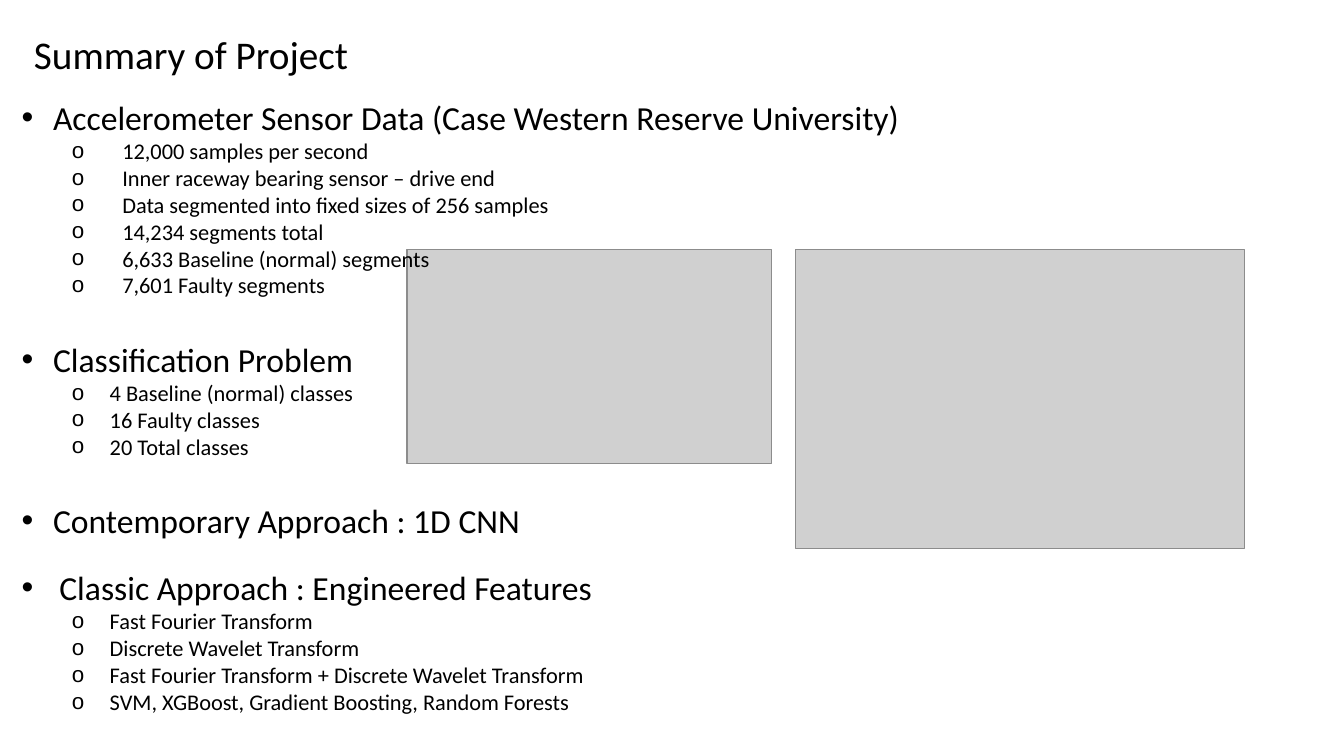
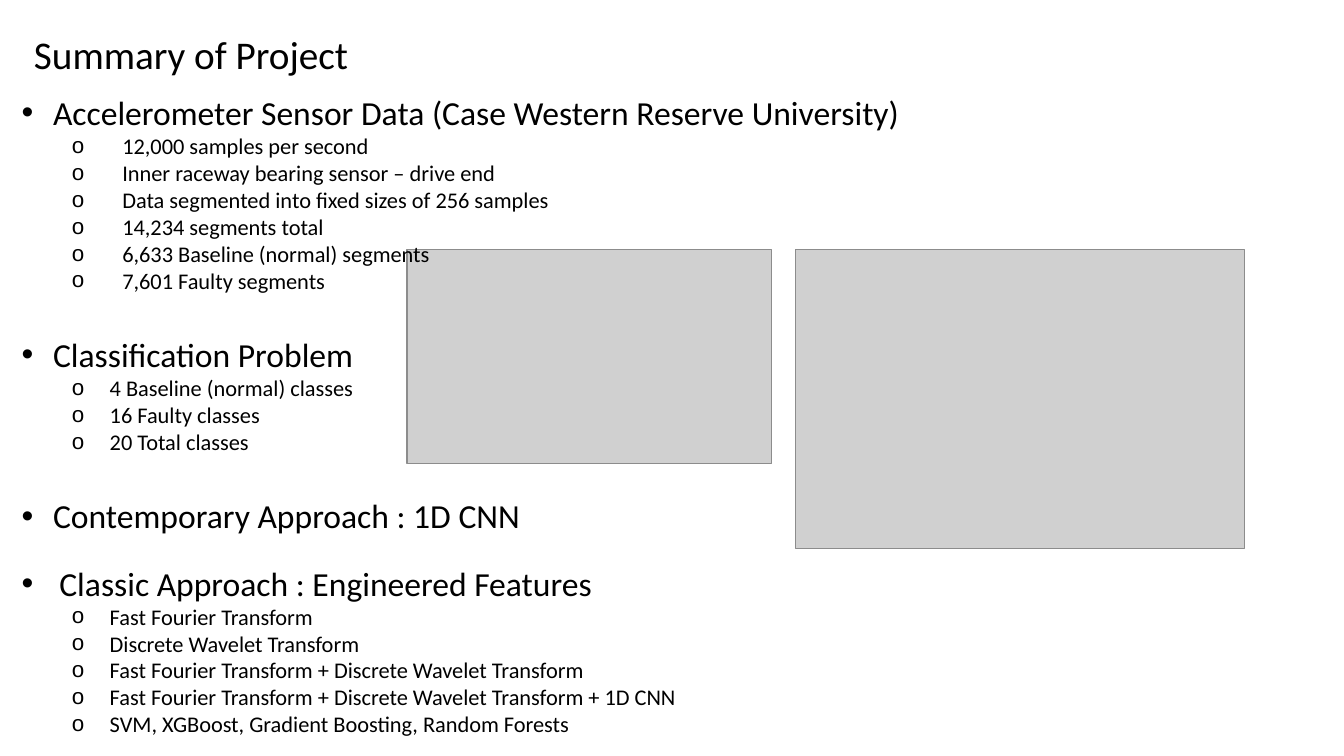
Before and after one commit to paulscheibal/SBDataScienceCert, a slide deck: slide 1 of CapstoneP2/ReportOuts/ModelApproachSensorTimeSeriesData.pptx. Drawn at 1344x756 pixels with LibreOffice and Linux fonts; fonts in the diff are those of the drawing; grey boxes stand for pictures. Boxes give left, top, right and bottom in pixels: in the first picture for what was removed or moved away, otherwise in the second. Text is boxed around its words. In the diff, an @@ line names an element or a change of style, - is before the commit and + after.

```diff
--- a/CapstoneP2/ReportOuts/ModelApproachSensorTimeSeriesData.pptx
+++ b/CapstoneP2/ReportOuts/ModelApproachSensorTimeSeriesData.pptx
@@ text at bbox=[110, 689, 676, 705]: paragraph added @@
+  o Fast Fourier Transform + Discrete Wavelet Transform + 1D CNN
```
Also in this commit, not shown: 1 other file.
